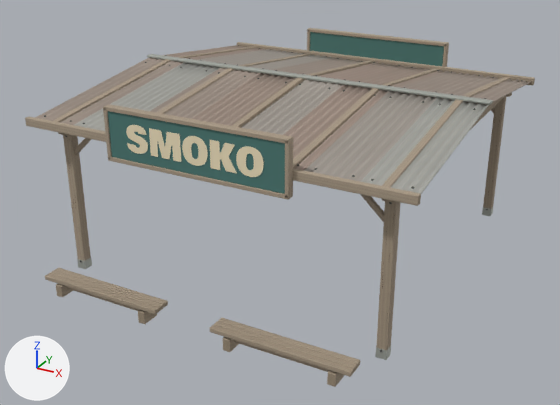
The glTF model rust/crates/bbq_app/assets/models/smoko_shelter.glb: old version first, new version second.
One viewpoint serves both versions: a 50 mm lens placed at (8.59, -16.75, 9.3), pointed at (-0.12, -0.91, 1.38). The lights are fixed; the arrows at lower left show +X, +Y and +Z. The first picture is the older version. Vertices at exactly the same position are counted once.

Before the edit, the objects in view are built like this:
```python
me_cube_376 = bpy.data.meshes.new('Cube.376')
me_cube_376.from_pydata(...)  # 15185 vertices, 29318 faces; spans x -0.7..8.7, y -1.44..8.8, z -1.9..2.72
me_cube_376.materials.append(mat_sun_bleached_timber_3_002)
me_cube_376.materials.append(mat_timber_endgrain_002)
me_cube_376.materials.append(mat_old_galvanized_steel_002)  # grey #afb3ac
me_cube_376.materials.append(mat_dark_iron_fasteners_002)  # dark grey #595b55
me_cube_376.materials.append(mat_wood_cracks_002)  # brown #523e2c
me_cube_376.materials.append(mat_sun_bleached_timber_4_002)
me_cube_376.materials.append(mat_sun_bleached_timber_1_002)
me_cube_376.materials.append(mat_sun_bleached_timber_0_002)
me_cube_376.materials.append(mat_sun_bleached_timber_2_002)
me_cube_376.materials.append(mat_corrugated_iron_0_002)  # picture img_roof_0
me_cube_376.materials.append(mat_corrugated_iron_1_002)  # picture img_roof_1
me_cube_376.materials.append(mat_corrugated_iron_2_002)  # picture img_roof_2
me_cube_376.materials.append(mat_corrugated_iron_3_002)  # picture img_roof_3
me_cube_376.materials.append(mat_corrugated_iron_4_002)  # picture img_roof_4
me_cube_376.materials.append(mat_weathered_teal_sign_002)  # dark cyan #4b7973
me_cube_376.materials.append(mat_warm_sign_lettering_002)  # beige #f1e3c0
ob_bushservo_smokoshelter_002 = bpy.data.objects.new('BushServo_SmokoShelter.002', me_cube_376)
ob_bushservo_smokoshelter_002.location = (-4.0, -4.0, 1.9)
```
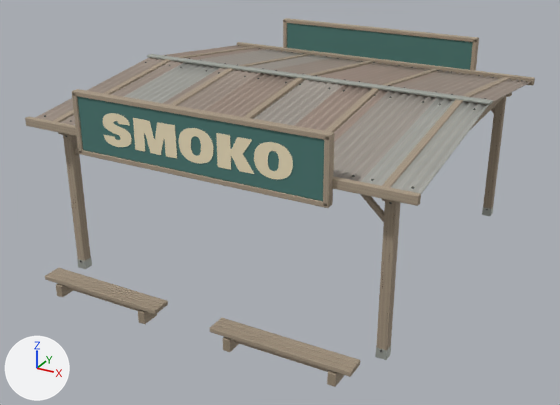
Diff of the bpy script that builds the scene:
```diff
--- a/rust/crates/bbq_app/assets/models/smoko_shelter.glb.py
+++ b/rust/crates/bbq_app/assets/models/smoko_shelter.glb.py
@@ me_cube_376 @@
 # used by ob_bushservo_smokoshelter_002; location = (-4.0, -4.0, 1.9)
-me_cube_376.from_pydata(...)  # 15185 vertices, 29318 faces; spans x -0.7..8.7, y -1.44..8.8, z -1.9..2.72
+me_cube_376.from_pydata(...)  # 15185 vertices, 29318 faces; spans x -0.7..8.7, y -1.44..8.8, z -1.9..2.94
+# me_cube_376 part 1: the loose piece of 56 vertices spanning x 1.79..1.88, y -0.79..-0.6, z 1.53..2.7 is scaled about its middle by (1.38, 1, 1.18), then moved by (-0.82, 0.0, 0.11)
+# me_cube_376 part 2: the loose piece of 56 vertices spanning x 6.11..6.2, y -0.79..-0.6, z 1.53..2.7 is scaled about its middle by (1.38, 1, 1.18), then moved by (0.82, 0.0, 0.11)
+# me_cube_376 part 3: the loose piece of 56 vertices spanning x 1.8..6.2, y -0.79..-0.6, z 1.52..1.61 is scaled about its middle by (1.38, 1, 1.18), then moved by (0.0, 0.0, 0.01)
+# me_cube_376 part 4: the loose piece of 56 vertices spanning x 1.8..6.2, y -0.79..-0.6, z 2.63..2.72 is scaled about its middle by (1.38, 1, 1.18), then moved by (0.0, 0.0, 0.21)
+# me_cube_376 part 5: the loose piece of 56 vertices spanning x 1.79..1.88, y 8.6..8.8, z 1.53..2.7 is scaled about its middle by (1.38, 1, 1.18), then moved by (-0.82, 0.0, 0.11)
+# me_cube_376 part 6: the loose piece of 56 vertices spanning x 6.11..6.2, y 8.6..8.8, z 1.53..2.7 is scaled about its middle by (1.38, 1, 1.18), then moved by (0.82, 0.0, 0.11)
+# me_cube_376 part 7: the loose piece of 56 vertices spanning x 1.8..6.2, y 8.6..8.8, z 2.63..2.72 is scaled about its middle by (1.38, 1, 1.18), then moved by (0.0, 0.0, 0.21)
+# me_cube_376 part 8: the loose piece of 56 vertices spanning x 1.88..6.12, y -0.76..-0.63, z 1.59..2.64 is scaled about its middle by (1.38, 1, 1.18), then moved by (0.0, 0.0, 0.11)
+# me_cube_376 part 9: the loose piece of 56 vertices spanning x 1.88..6.12, y 8.64..8.76, z 1.59..2.64 is scaled about its middle by (1.38, 1, 1.18), then moved by (0.0, 0.0, 0.11)
+# me_cube_376 part 10: the loose piece of 120 vertices spanning x 5.04..5.65, y -0.78, z 1.82..2.44 is scaled about its middle by (1.38, 1, 1.18), then moved by (0.51, 0.0, 0.11)
+# me_cube_376 part 11: the loose piece of 119 vertices spanning x 4.44..5.05, y -0.78, z 1.83..2.43 is scaled about its middle by (1.38, 1, 1.18), then moved by (0.28, 0.0, 0.11)
+# me_cube_376 part 12: the loose piece of 120 vertices spanning x 3.77..4.38, y -0.78, z 1.82..2.44 is scaled about its middle by (1.38, 1, 1.18), then moved by (0.03, 0.0, 0.11)
+# me_cube_376 part 13: the loose piece of 136 vertices spanning x 2.96..3.73, y -0.78, z 1.83..2.43 is scaled about its middle by (1.38, 1, 1.18), then moved by (-0.25, 0.0, 0.11)
+# me_cube_376 part 14: the loose piece of 168 vertices spanning x 2.35..2.9, y -0.78, z 1.82..2.44 is scaled about its middle by (1.38, 1, 1.18), then moved by (-0.52, 0.0, 0.11)
+# other edits to the shape of me_cube_376 do not show in these pictures
 me_cube_376.materials.append(mat_sun_bleached_timber_3_002)
```

Location of each change, (x1, y1, x2, y2) in pixels of the pictures (560 x 405 px; the box of a moved part takes in the faces that stretch with it):
'BushServo_SmokoShelter.002', reshaped
    before: (25, 28, 535, 387)
    after: (25, 18, 535, 387)
part 1 of me_cube_376, moved or reshaped
    before: (103, 108, 112, 160)
    after: (72, 93, 83, 153)
part 2 of me_cube_376, moved or reshaped
    before: (285, 138, 293, 199)
    after: (323, 135, 335, 207)
part 3 of me_cube_376, moved or reshaped
    before: (108, 157, 293, 200)
    after: (79, 150, 332, 208)
part 4 of me_cube_376, moved or reshaped
    before: (103, 104, 293, 143)
    after: (72, 89, 334, 140)
part 5 of me_cube_376, moved or reshaped
    before: (307, 30, 310, 51)
    after: (283, 20, 287, 48)
part 6 of me_cube_376, moved or reshaped
    before: (442, 43, 449, 67)
    after: (470, 39, 479, 70)
part 7 of me_cube_376, moved or reshaped
    before: (307, 28, 449, 46)
    after: (283, 18, 479, 42)
part 8 of me_cube_376, moved or reshaped
    before: (108, 111, 285, 194)
    after: (77, 97, 324, 201)
part 9 of me_cube_376, moved or reshaped
    before: (310, 32, 444, 66)
    after: (287, 23, 473, 70)
part 10 of me_cube_376, moved or reshaped
    before: (236, 146, 264, 177)
    after: (254, 142, 293, 179)
part 11 of me_cube_376, moved or reshaped
    before: (210, 140, 237, 173)
    after: (216, 133, 254, 174)
part 12 of me_cube_376, moved or reshaped
    before: (182, 136, 208, 166)
    after: (178, 128, 213, 164)
part 13 of me_cube_376, moved or reshaped
    before: (149, 128, 181, 162)
    after: (133, 118, 177, 158)
part 14 of me_cube_376, moved or reshaped
    before: (126, 125, 148, 154)
    after: (103, 113, 132, 147)
